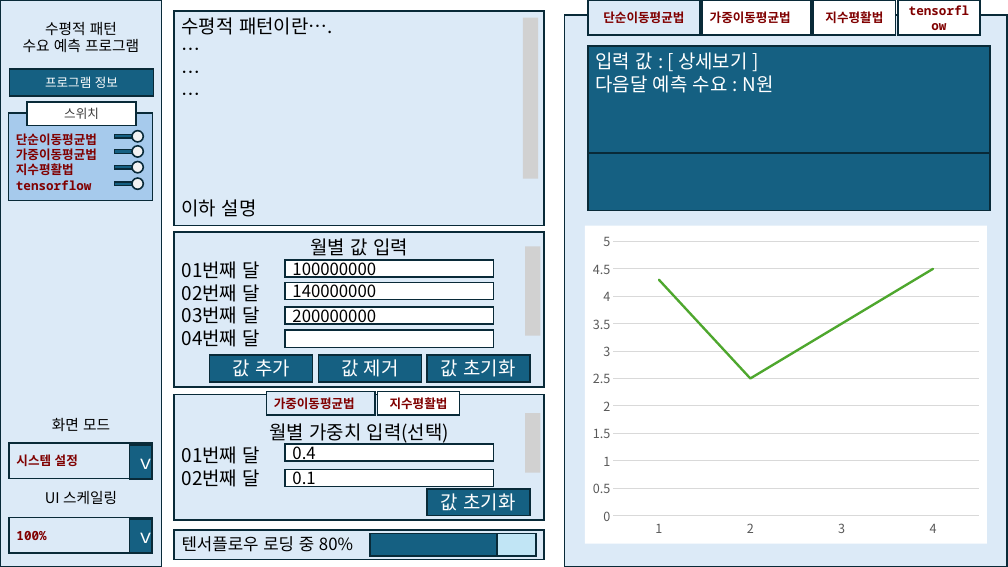
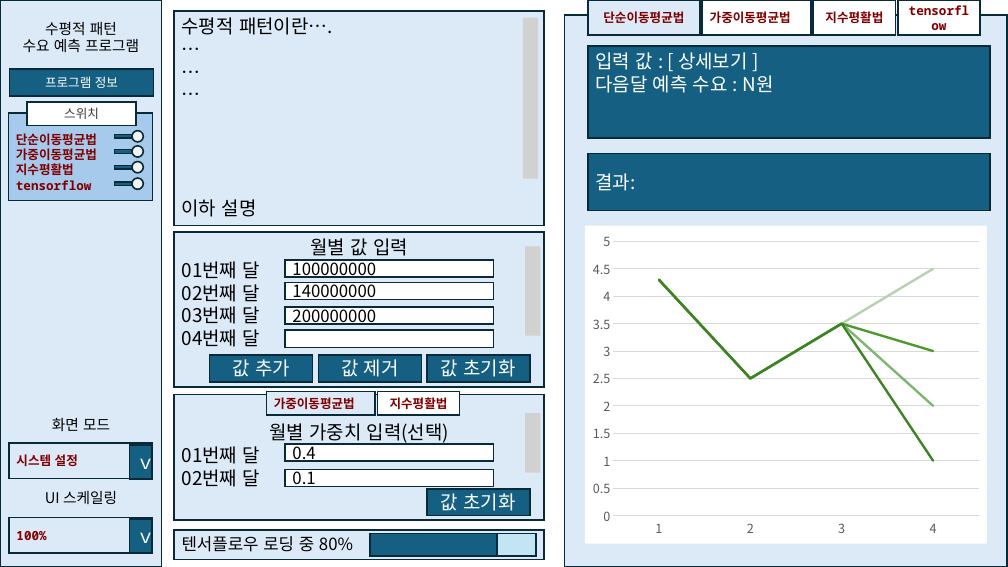
Before and after one commit to okdk66833/Demand-Prophecy, a slide deck: slide 1 of document/GUI.pptx. Drawn at 1008x567 pixels with LibreOffice and Linux fonts; fonts in the diff are those of the drawing. Boxes give left, top, right and bottom in pixels: in the first picture for what was removed or moved away, otherwise in the second. Text is boxed around its words. In the diff, an @@ line names an element or a change of style, - is before the commit and + after.

```diff
--- a/document/GUI.pptx
+++ b/document/GUI.pptx
@@ rectangle "입력 값 : [ 상세보기 ...": place and size @@
-rectangle "입력 값 : [ 상세보기 ..." at [588,46,991,154]
+rectangle "입력 값 : [ 상세보기 ..." at [588,46,991,138]
@@ text in rectangle at [595,173,635,191]: text added @@
+결과:
@@ line chart at [585,225,987,544] @@
@@ colour of Series 1 #4EA72E to #B6D2B1 @@
+Series 2: 4.3, 2.5, 3.5, 2
+Series 3: 4.3, 2.5, 3.5, 3
+Series 4: 4.3, 2.5, 3.5, 1
```
